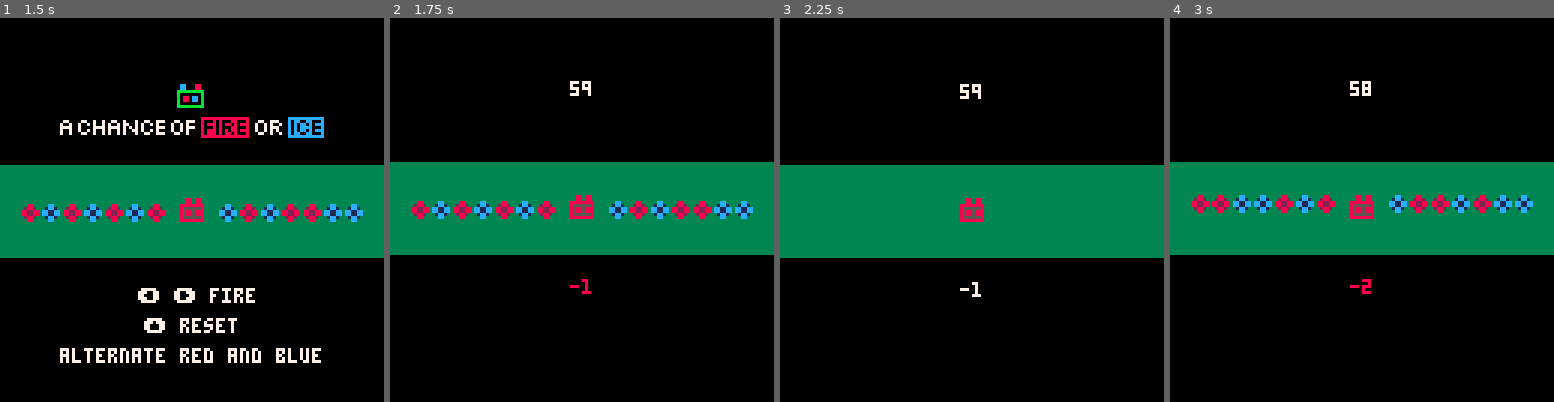
Above: before the commit, frames 1-4 (left to right).
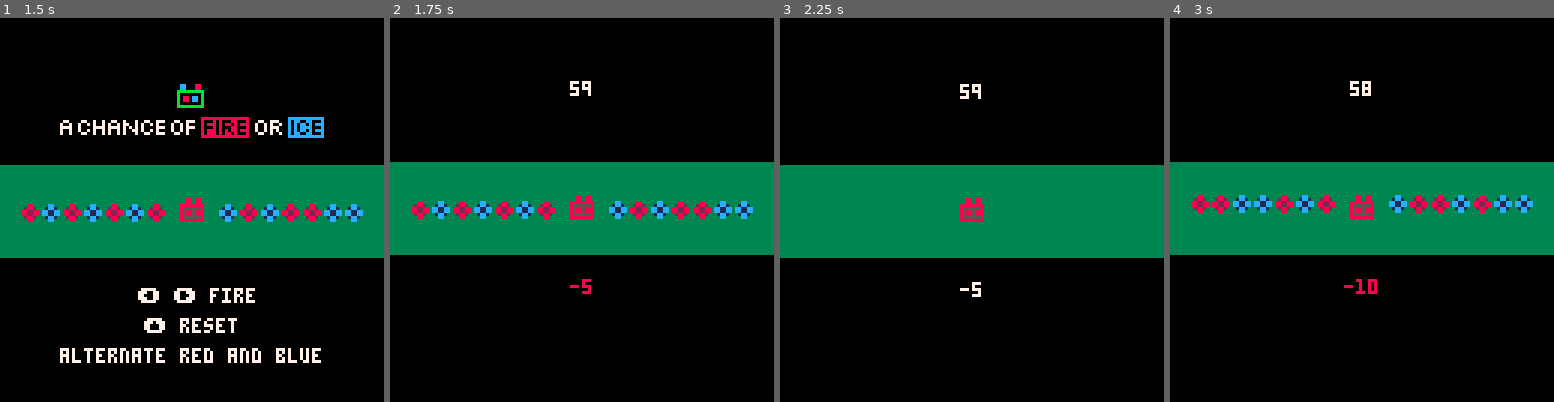
Above: after the commit, the same moments.

Repository: auburnsummer/a-chance-of-ice-or-fire
Game: PICO-8 cartridge planetkiller.p8
The game is run twice, just before and just after one commit, with the same random seed, the same clock (stepped at 60 frames per second) and the same inputs.
Inputs:
- Up to frame 1 (1.5 s): no input
- Up to frame 2 (1.75 s): hold Right from 1.6 s (still down)
- Up to frame 3 (2.25 s): release Right at 2.1 s; hold Up from 2.15 s (still down)
- Up to frame 4 (3 s): release Up at 2.42 s; hold Right from 2.47 s (still down)

Frame 1 is identical in both runs. In frame 2, less than 0.1% of the frame differs, in the area x 50-53%, y 67-72%; in frame 3, less than 0.1%; in frame 4, 0.2%, in the area x 45-54%, y 67-72%.

Commit message:
Add miner character

Diff:
--- a/planetkiller.p8
+++ b/planetkiller.p8
@@ -16,7 +16,7 @@
 otto_anim_count = 0
 score_flash_red_count = 0
 
-characters = {"otto", "samurai"}
+characters = {"otto", "samurai", "miner"}
 current_character = 1
 game_over_pause_count = 0
 
@@ -36,6 +36,13 @@
 		{100,"samurai say: meh"},
 		{30,"samurai say: are you sleeping"},
 		{0,"samurai say: \139 or \145 to shoot"},
+	},
+	miner = {
+		{300,"miner found a diamond!"},
+		{200,"miner found an opal!"},
+		{100,"miner found a sapphire!"},
+		{30,"miner found a ruby!"},
+		{0,"miner found nothing :("},
 	}
 }
 ending_text = ""
@@ -167,7 +174,7 @@
 end
 
 function miss()
-	score -= 1
+	score -= 5
 	camera_shake_count = 5
 	score_flash_red_count = 8
 end
@@ -284,6 +291,36 @@
 		local sprite = current_block_target == 1 and 1 or 4
 		local flip_x = last_movement == -1
 		spr(sprite,60,60,1.0,1.0,flip_x)
+		if (otto_anim_count > 0) then
+			local flip_spark = last_movement == -1 and 1 or 0
+			local spark_x = last_movement == -1 and 52 or 64
+			spr(34, spark_x, 60, 1.0, 1.0, flip_spark)
+		end
+	end
+	if (characters[current_character] == "miner") then
+		local flip_x = last_movement == -1
+		local sprite
+		local sparks
+		if (current_block_target == 1) then
+			if (otto_anim_count > 0) then
+				sprite = 51
+				sparks = 52
+			else
+				sprite = 49
+				sparks = 50
+			end
+		else
+			if (otto_anim_count > 0) then
+				sprite = 54
+				sparks = 52
+			else
+				sprite = 53
+				sparks = 50
+			end
+		end
+		spr(sprite, 60, 60, 1.0, 1.0, flip_x)
+		local spark_x = last_movement == -1 and 52 or 68
+		spr(sparks, spark_x, 60, 1.0, 1.0, flip_x)
 	end
 end
 
@@ -453,22 +490,22 @@
 0000000085885888c5cc5ccc85885888c5cc5ccc3333333333333333000000000000000000000000000000000000000000000000000000000000000000000000
 0000000085555558c555555c85555558c555555c83388338c33cc33c000000000000000000000000000000000000000000000000000000000000000000000000
 0000000088888888cccccccc88888888cccccccc383883833c3cc3c3000000000000000000000000000000000000000000000000000000000000000000000000
-00000000000000000000000000000000000000000000000000000000000000000000000000000000000000000000000000000000000000000000000000000000
-00000000000000000000000000000000000000000000000000000000000000000000000000000000000000000000000000000000000000000000000000000000
-00000000000000000000000000000000000000000000000000000000000000000000000000000000000000000000000000000000000000000000000000000000
-00000000000000000000000000000000000000000000000000000000000000000000000000000000000000000000000000000000000000000000000000000000
-00000000000000000000000000000000000000000000000000000000000000000000000000000000000000000000000000000000000000000000000000000000
-00000000000000000000000000000000000000000000000000000000000000000000000000000000000000000000000000000000000000000000000000000000
-00000000000000000000000000000000000000000000000000000000000000000000000000000000000000000000000000000000000000000000000000000000
-00000000000000000000000000000000000000000000000000000000000000000000000000000000000000000000000000000000000000000000000000000000
-00000000000000000000000000000000000000000000000000000000000000000000000000000000000000000000000000000000000000000000000000000000
-00000000000000000000000000000000000000000000000000000000000000000000000000000000000000000000000000000000000000000000000000000000
-00000000000000000000000000000000000000000000000000000000000000000000000000000000000000000000000000000000000000000000000000000000
-00000000000000000000000000000000000000000000000000000000000000000000000000000000000000000000000000000000000000000000000000000000
-00000000000000000000000000000000000000000000000000000000000000000000000000000000000000000000000000000000000000000000000000000000
-00000000000000000000000000000000000000000000000000000000000000000000000000000000000000000000000000000000000000000000000000000000
-00000000000000000000000000000000000000000000000000000000000000000000000000000000000000000000000000000000000000000000000000000000
-00000000000000000000000000000000000000000000000000000000000000000000000000000000000000000000000000000000000000000000000000000000
+00000000000000003333333300000000000000000000000000000000000000000000000000000000000000000000000000000000000000000000000000000000
+00000000000000003333333300000000000000000000000000000000000000000000000000000000000000000000000000000000000000000000000000000000
+00000000000000003333333300000000000000000000000000000000000000000000000000000000000000000000000000000000000000000000000000000000
+00000000000000003393333300000000000000000000000000000000000000000000000000000000000000000000000000000000000000000000000000000000
+00000000000000003933333300000000000000000000000000000000000000000000000000000000000000000000000000000000000000000000000000000000
+00000000000000003393333300000000000000000000000000000000000000000000000000000000000000000000000000000000000000000000000000000000
+00000000000000003333333300000000000000000000000000000000000000000000000000000000000000000000000000000000000000000000000000000000
+00000000000000003333333300000000000000000000000000000000000000000000000000000000000000000000000000000000000000000000000000000000
+00000000332222463333333333222233333333333322224633222233000000000000000000000000000000000000000000000000000000000000000000000000
+000000003000a003633333333000a003333333333000a0033000a003000000000000000000000000000000000000000000000000000000000000000000000000
+00000000322222236333333332222223333333333222222332222223000000000000000000000000000000000000000000000000000000000000000000000000
+0000000033f0f0333333333343f0f0333333333333f0f03343f0f033000000000000000000000000000000000000000000000000000000000000000000000000
+0000000037ffff833333333337ffff433393333337ffffc337ffff43000000000000000000000000000000000000000000000000000000000000000000000000
+00000000481111833333333338111186333393334c1111c33c1111c6000000000000000000000000000000000000000000000000000000000000000000000000
+00000000381111733333333338111183639333333c1111733c1111c3000000000000000000000000000000000000000000000000000000000000000000000000
+00000000322332233333333332233223639939333223322332233223000000000000000000000000000000000000000000000000000000000000000000000000
 00000000000000000000000000000000000000000000000000000000000000000000000000000000000000000000000000000000000000000000000000000000
 00000000000000000000000000000000000000000000000000000000000000000000000000000000000000000000000000000000000000000000000000000000
 00000000000000000000000000000000000000000000000000000000000000000000000000000000000000000000000000000000000000000000000000000000
